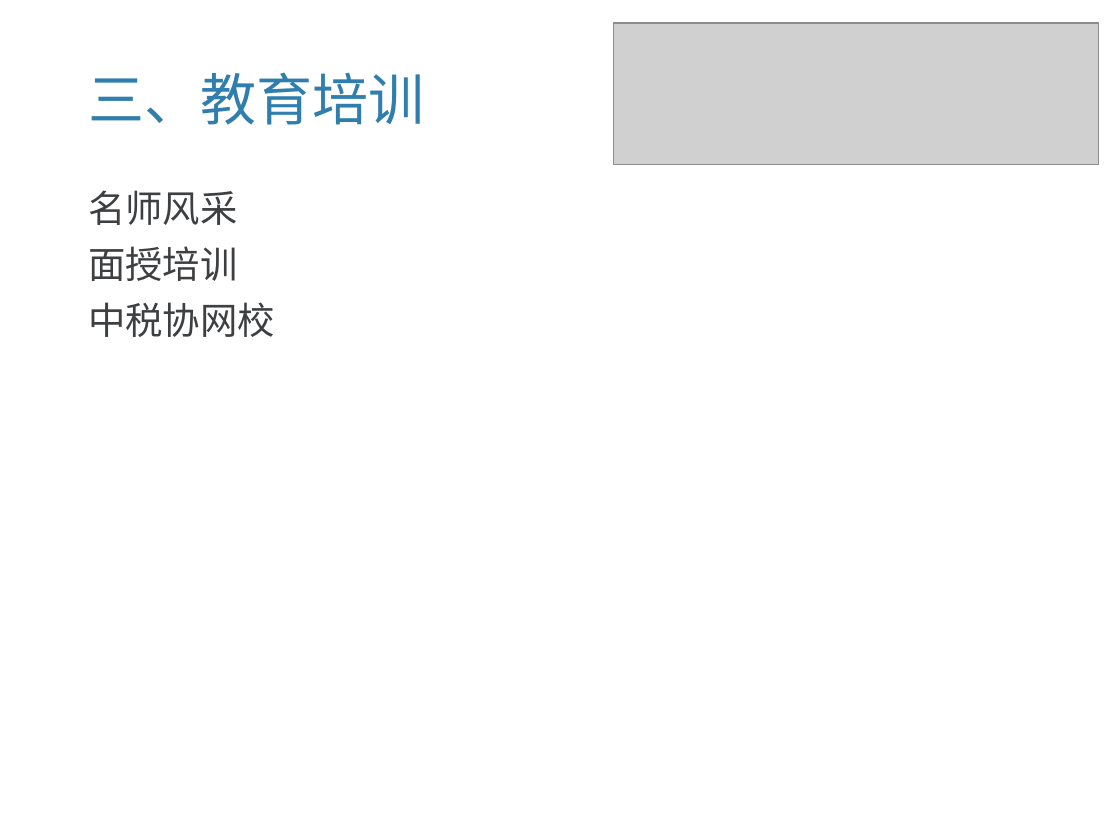
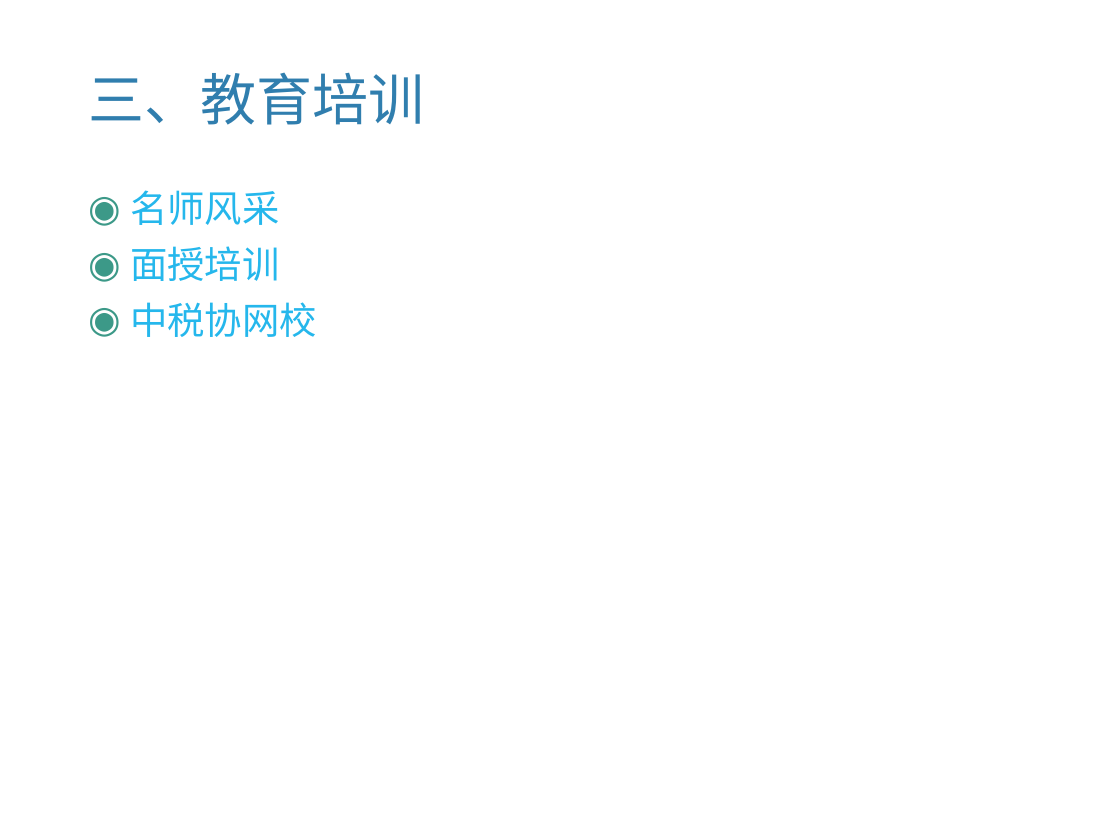
Before and after one commit to livejq/OfficeUtils, a slide deck: slide 13 of temp/PPT.pptx. Drawn at 1120x840 pixels with LibreOffice and Linux fonts; fonts in the diff are those of the drawing; grey boxes stand for pictures; background and template pictures are left out. Boxes give left, top, right and bottom in pixels: in the first picture for what was removed or moved away, otherwise in the second. Text is boxed around its words. In the diff, an @@ line names an element or a change of style, - is before the commit and + after.

```diff
--- a/temp/PPT.pptx
+++ b/temp/PPT.pptx
@@ picture removed at [614, 24, 1099, 166] @@
@@ text "名师风采" at [130, 190, 317, 337]: text colour #3D3F41 to #25B7EC; bullet none to ◉ @@
```
Also in this commit, not shown: 10 other slides changed, 4 slides added, 4 slides removed, 10 other files.
